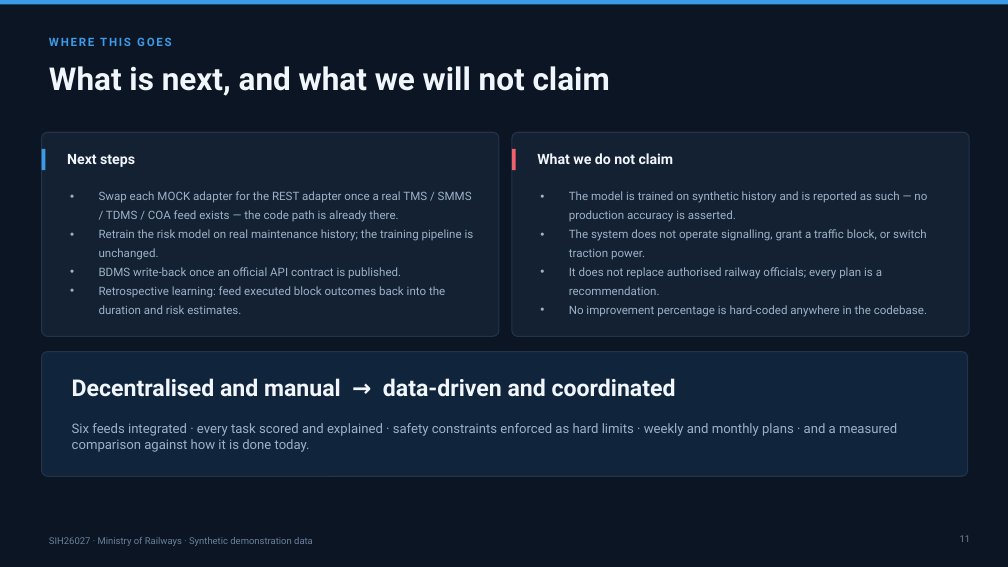
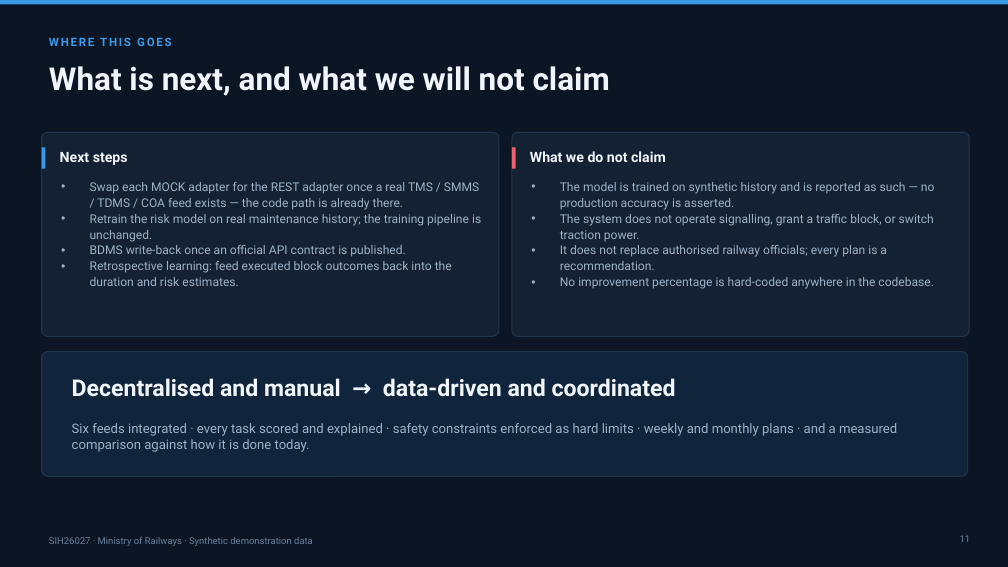
Before and after one commit to Suhail-Niraltek/ai-block-planning, a slide deck: slide 11 of presentation/RailPlan-AI-SIH26027.pptx. Drawn at 1008x567 pixels with LibreOffice and Linux fonts; fonts in the diff are those of the drawing. Boxes give left, top, right and bottom in pixels: in the first picture for what was removed or moved away, otherwise in the second. Text is boxed around its words. In the diff, an @@ line names an element or a change of style, - is before the commit and + after.

```diff
--- a/presentation/RailPlan-AI-SIH26027.pptx
+++ b/presentation/RailPlan-AI-SIH26027.pptx
@@ text "Next steps": place and size @@
-text "Next steps" at bbox=[67, 154, 135, 167]
+text "Next steps" at bbox=[60, 152, 128, 165]
@@ text "What we do not claim": place and size @@
-text "What we do not claim" at bbox=[537, 153, 674, 164]
+text "What we do not claim" at bbox=[530, 151, 666, 162]
@@ text "Swap each MOCK adapter for ..." at bbox=[90, 182, 481, 286]: size 11 to 11.5 pt; line spacing 18pt to 15.2pt @@
@@ text "The model is trained on ..." at bbox=[560, 182, 935, 289]: size 11 to 11.5 pt; line spacing 18pt to 15.2pt @@
```
Also in this commit, not shown: 10 other slides changed, 1 other file.
